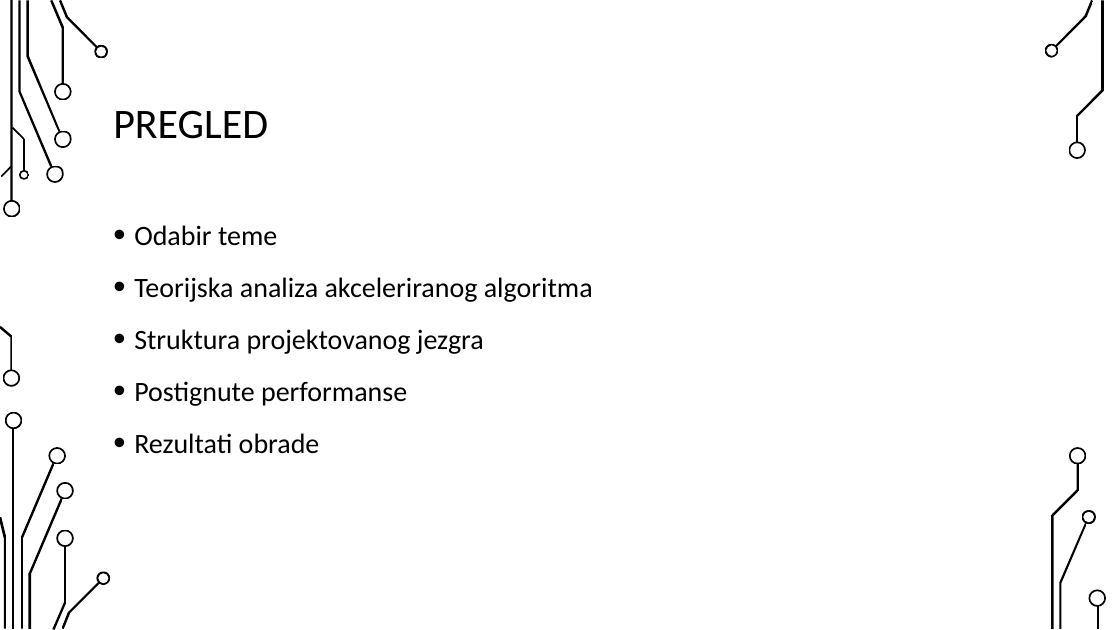
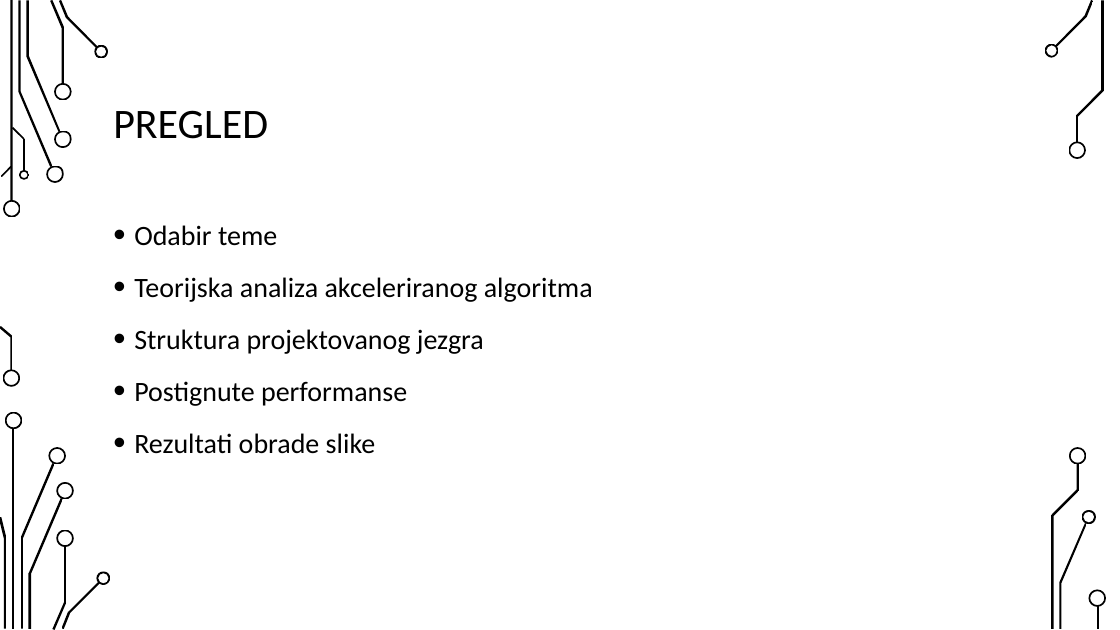
Before and after one commit to muzicarski/bachelor, a slide deck: slide 2 of prezentacija/Hardverska implementacija akceleratora za ispravljanje sadržaja slika.pptx. Drawn at 1120x630 pixels with LibreOffice and Linux fonts; fonts in the diff are those of the drawing; background and template pictures are left out. Boxes give left, top, right and bottom in pixels: in the first picture for what was removed or moved away, otherwise in the second. Text is boxed around its words. In the diff, an @@ line names an element or a change of style, - is before the commit and + after.

```diff
--- a/prezentacija/Hardverska implementacija akceleratora za ispravljanje sadržaja slika.pptx
+++ b/prezentacija/Hardverska implementacija akceleratora za ispravljanje sadržaja slika.pptx
@@ text at bbox=[134, 433, 376, 454]: text changed @@
-• Rezultati obrade
+• Rezultati obrade slike
```
Also in this commit, not shown: 1 other file.
